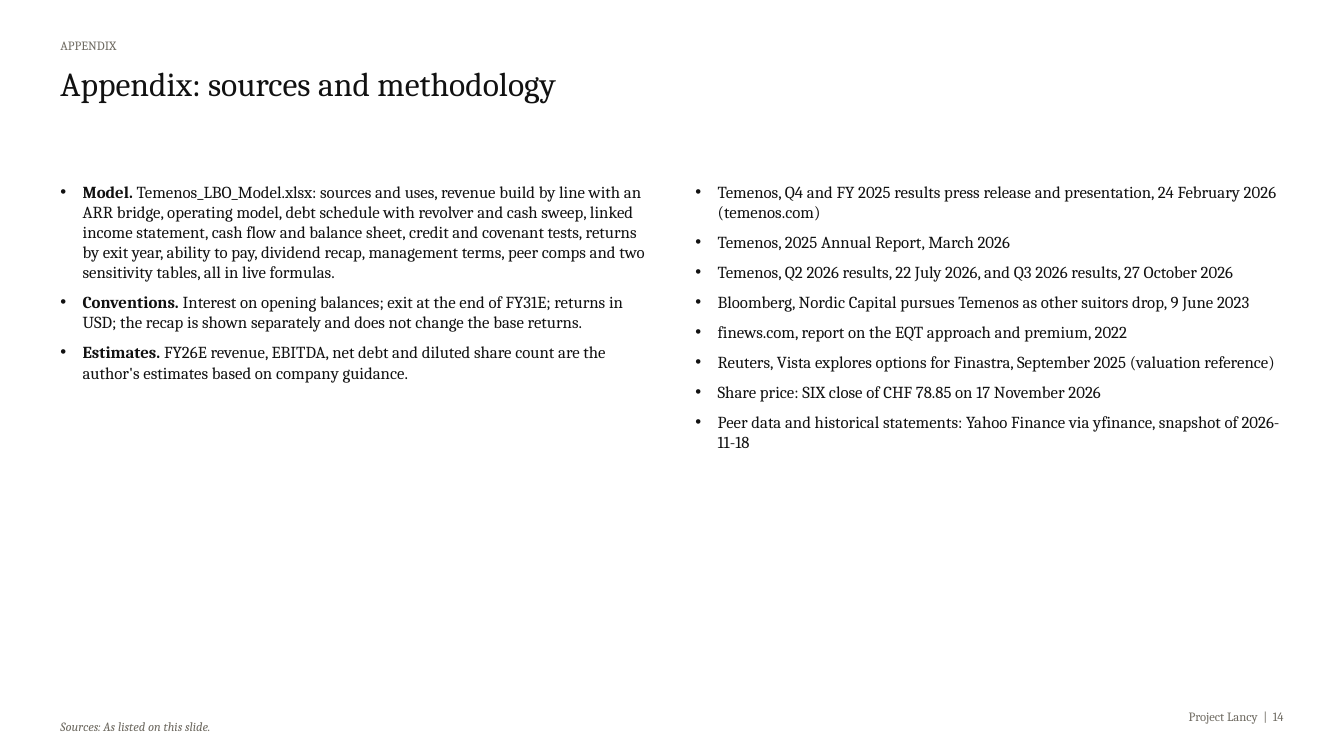
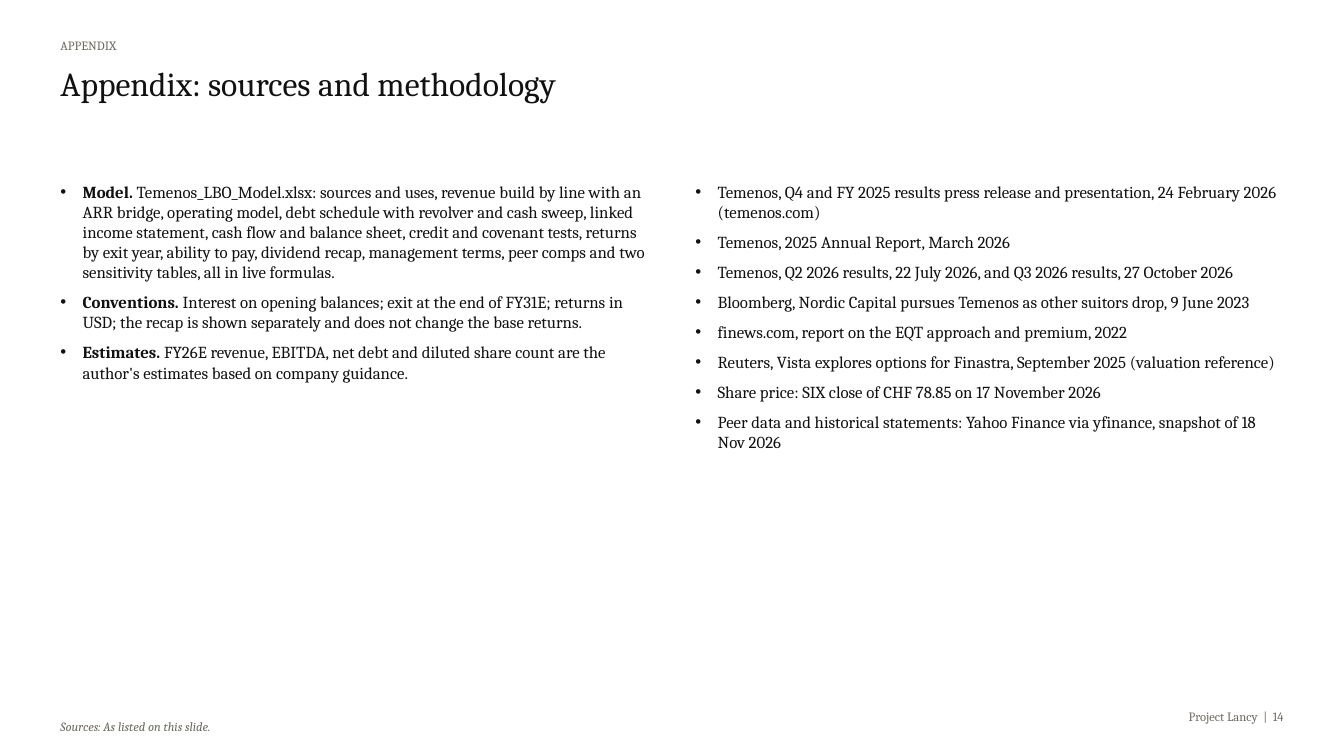
Before and after one commit to pascalielric/financelab, a slide deck: slide 14 of downloads/Temenos_LBO_IC_Deck.pptx. Drawn at 1344x756 pixels with LibreOffice and Linux fonts; fonts in the diff are those of the drawing. Boxes give left, top, right and bottom in pixels: in the first picture for what was removed or moved away, otherwise in the second. Text is boxed around its words. In the diff, an @@ line names an element or a change of style, - is before the commit and + after.

```diff
--- a/downloads/Temenos_LBO_IC_Deck.pptx
+++ b/downloads/Temenos_LBO_IC_Deck.pptx
@@ text at box(718, 416, 1256, 448): text changed @@
-• Peer data and historical statements: Yahoo Finance via yfinance, snapshot of 2026-11-18
+• Peer data and historical statements: Yahoo Finance via yfinance, snapshot of 18 Nov 2026
```
Also in this commit, not shown: 13 other slides changed, 19 other files.
